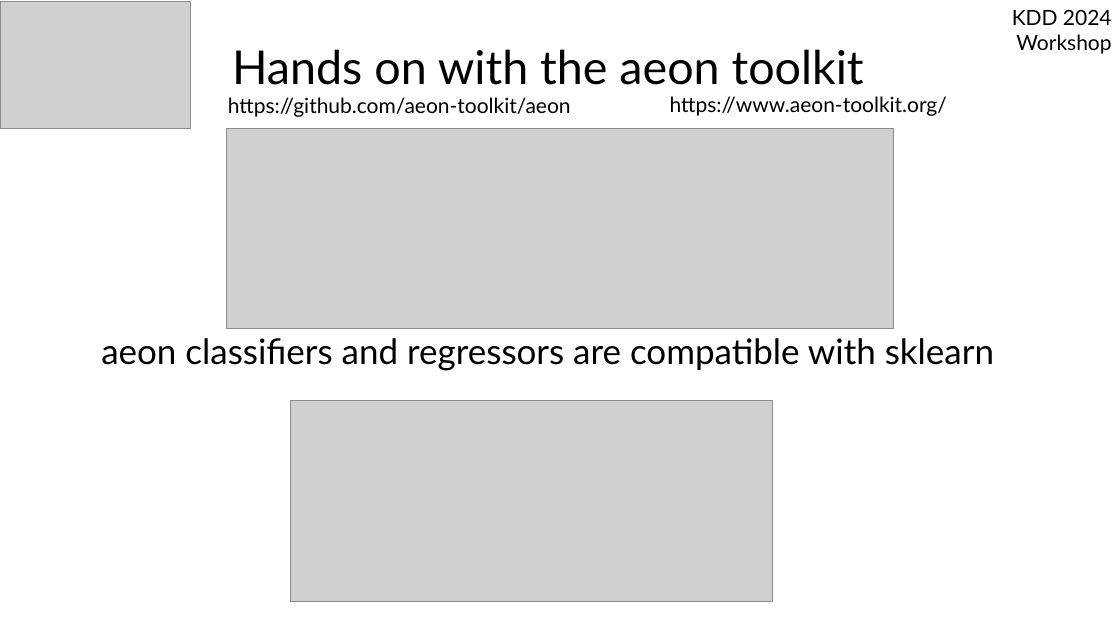
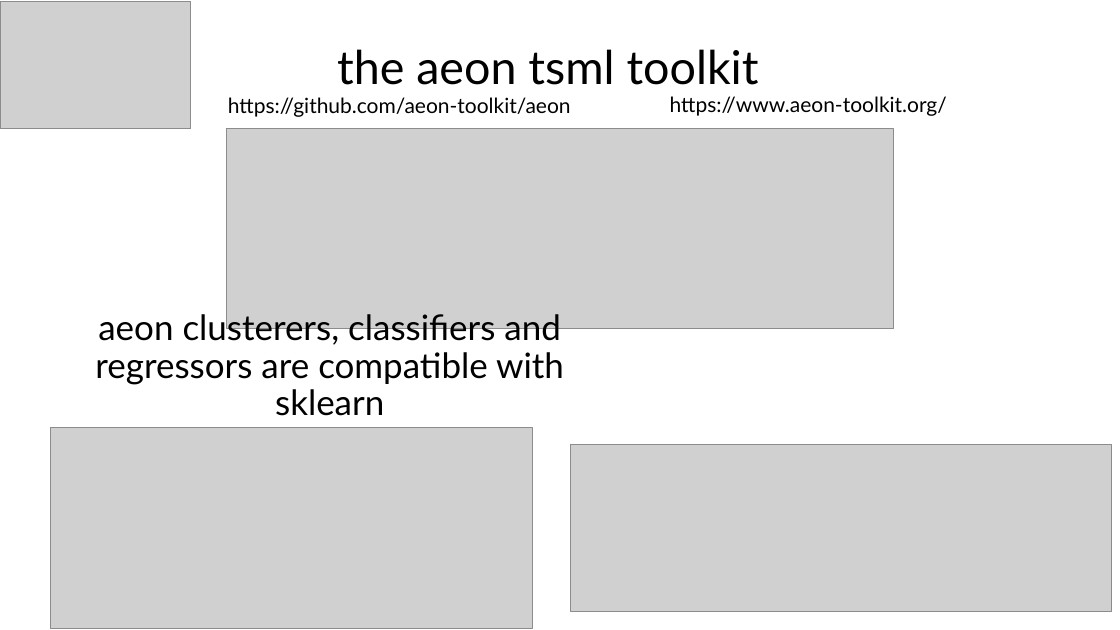
Before and after one commit to aeon-toolkit/aeon-tutorials, a slide deck: slide 6 of ECML-2024/Slides/part1_introduction.pptx (slide 3 before the commit). Drawn at 1120x630 pixels with LibreOffice and Linux fonts; fonts in the diff are those of the drawing; grey boxes stand for pictures. Boxes give left, top, right and bottom in pixels: in the first picture for what was removed or moved away, otherwise in the second. Text is boxed around its words. In the diff, an @@ line names an element or a change of style, - is before the commit and + after.

```diff
--- a/ECML-2024/Slides/part1_introduction.pptx
+++ b/ECML-2024/Slides/part1_introduction.pptx
@@ text removed at <box>1012,9,1112,54</box> @@
-KDD 2024 Workshop
@@ title at <box>337,49,759,85</box>: text changed @@
-Hands on with the aeon toolkit
+the aeon tsml toolkit
@@ text at <box>95,310,564,416</box>: text changed @@
-aeon classifiers and regressors are compatible with sklearn
+aeon clusterers, classifiers and regressors are compatible with sklearn
@@ picture: place and size @@
-picture at <box>291,401,773,602</box>
+picture at <box>50,428,533,628</box>
@@ picture added at <box>571,444,1112,612</box> @@
```
Also in this commit, not shown: 4 other slides changed, 5 slides added, 3 slides removed, 11 other files.
